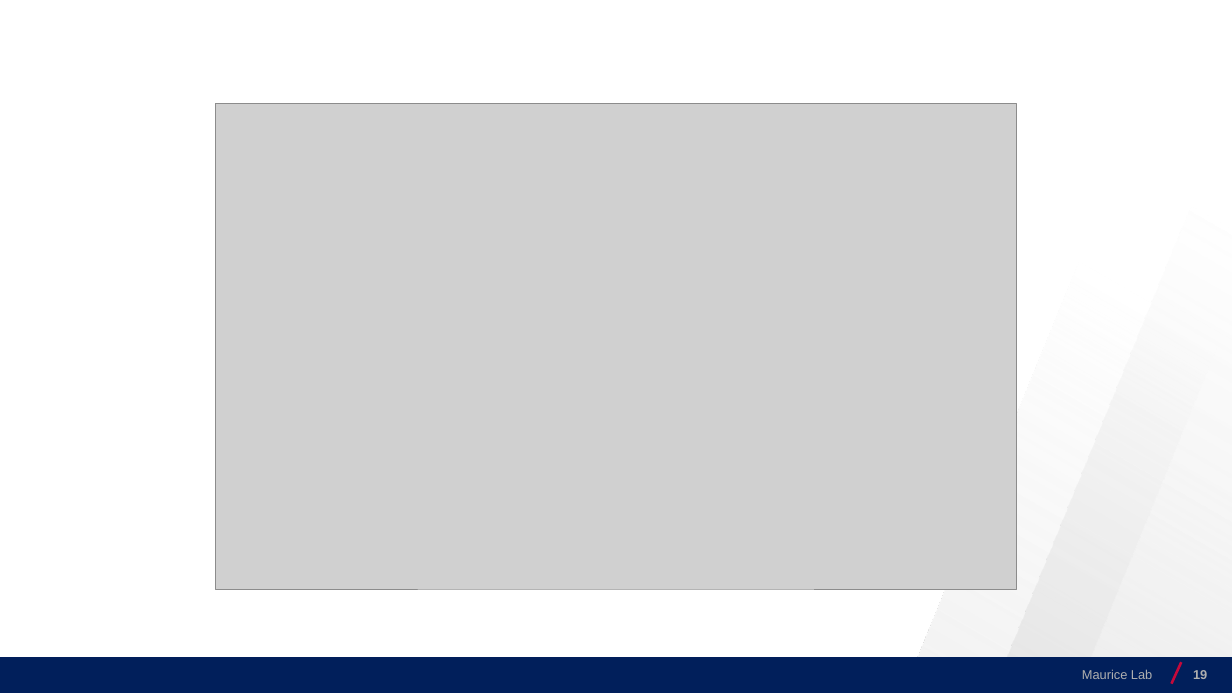
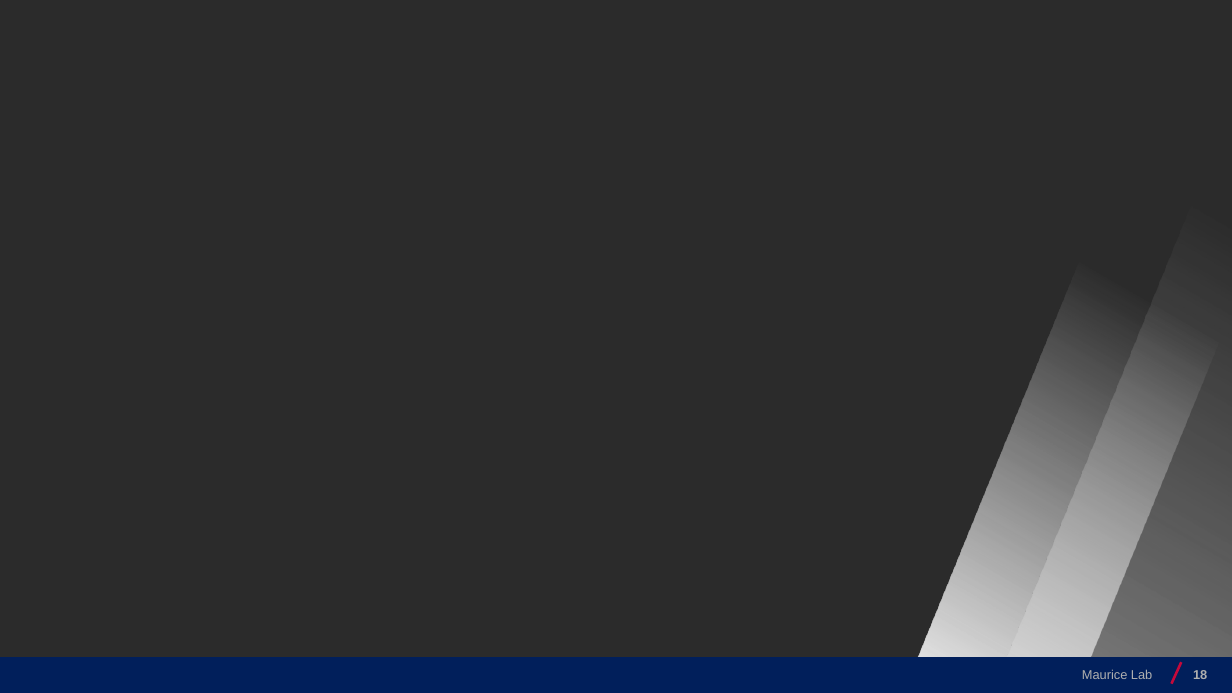
Before and after one commit to josecerv/sponsorship-network, a slide deck: slide 18 of MauriceLab-1113.pptx (slide 19 before the commit). Drawn at 1232x693 pixels with LibreOffice and Linux fonts; fonts in the diff are those of the drawing; grey boxes stand for pictures; background and template pictures are left out; a plain dark background stands for a picture behind light text. Boxes give left, top, right and bottom in pixels: in the first picture for what was removed or moved away, otherwise in the second. Text is boxed around its words. In the diff, an @@ line names an element or a change of style, - is before the commit and + after.

```diff
--- a/MauriceLab-1113.pptx
+++ b/MauriceLab-1113.pptx
@@ background #FFFFFF to picture (left out) @@
@@ picture removed at (215,104,1018,589) @@
```
Also in this commit, not shown: 26 other slides changed, 2 slides removed.
